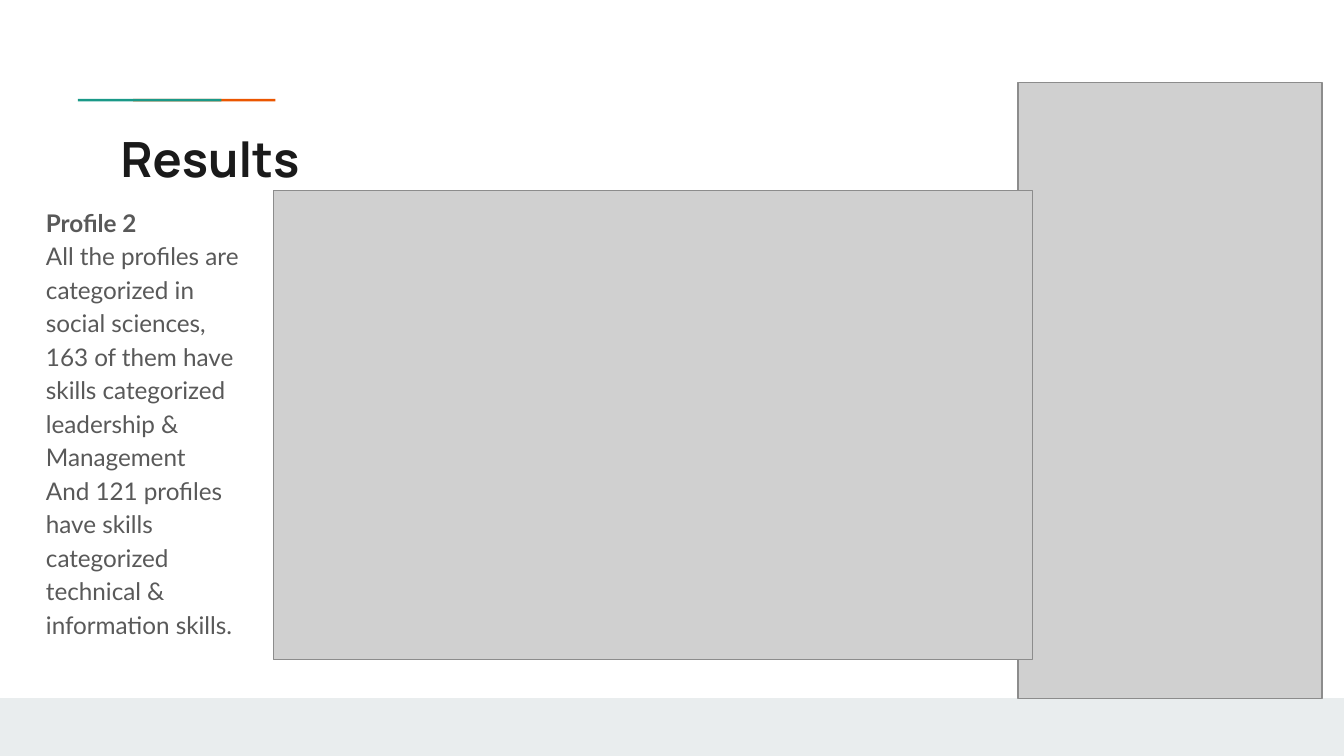
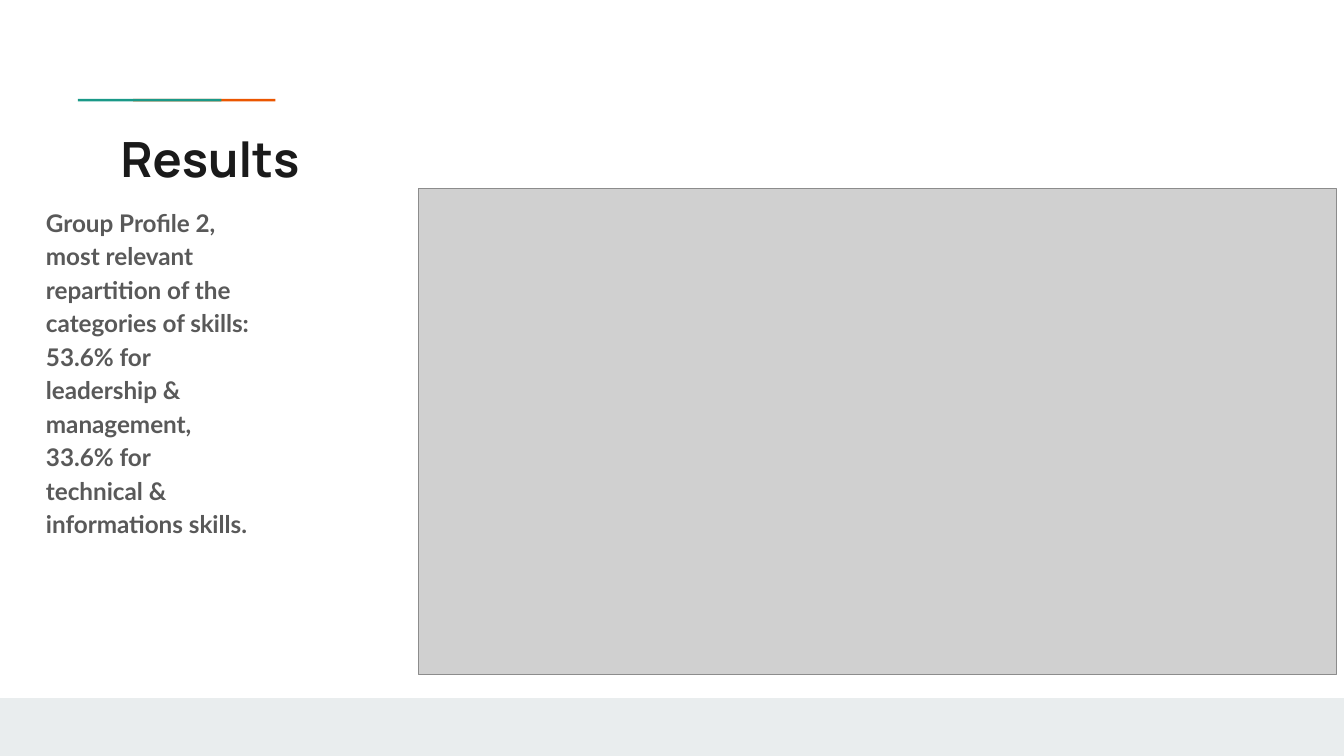
Before and after one commit to B1o0b1/Ayiti_analytics_capstone_project, a slide deck: slide 14 of Capstone_Project_Jean_Franco_Chosson.pptx (slide 13 before the commit). Drawn at 1344x756 pixels with LibreOffice and Linux fonts; fonts in the diff are those of the drawing; grey boxes stand for pictures; background and template pictures are left out. Boxes give left, top, right and bottom in pixels: in the first picture for what was removed or moved away, otherwise in the second. Text is boxed around its words. In the diff, an @@ line names an element or a change of style, - is before the commit and + after.

```diff
--- a/Capstone_Project_Jean_Franco_Chosson.pptx
+++ b/Capstone_Project_Jean_Franco_Chosson.pptx
@@ picture removed at <box>1017,83,1321,699</box> @@
@@ picture: place and size @@
-picture at <box>273,191,1032,660</box>
+picture at <box>418,188,1336,675</box>
@@ text at <box>46,214,249,533</box>: text changed; bold on @@
-Profile 2
-All the profiles are categorized in social sciences, 163 of them have skills categorized leadership & Management
-And 121 profiles have skills categorized technical & information skills.
+Group Profile 2, most relevant repartition of the categories of skills: 53.6% for leadership & management, 33.6% for technical & informations skills.
```
Also in this commit, not shown: 9 other slides changed, 14 slides added, 9 slides removed, 1 other file.
